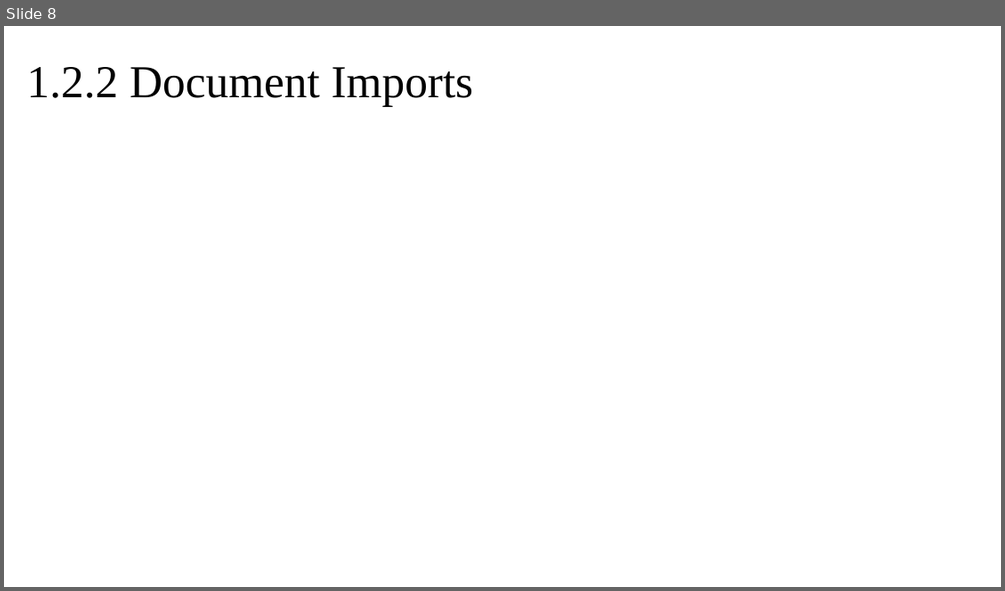
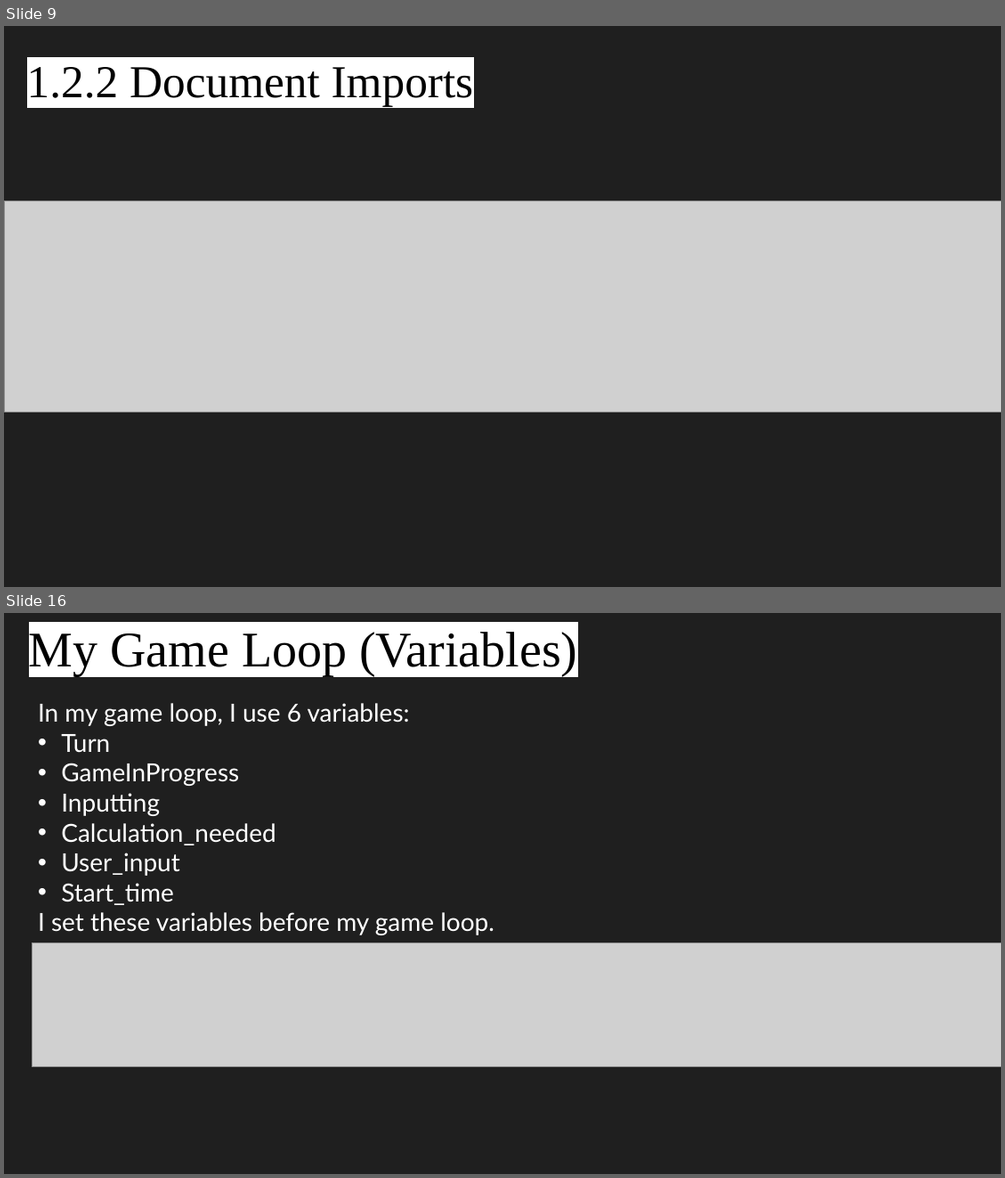
Before and after one commit to prawny-boy/Trig-Game, a slide deck: CAT Y8 Inv1 Presentation.pptx. Shown one above the other, each under a label of ours: slide 8 before the commit, slides 9 and 16 after it; the slides between them are not shown. The pictures are 1005x591 and 1005x1178 pixels, drawn with LibreOffice and Linux fonts; fonts in the diff are those of the drawing; grey boxes stand for pictures; background and template pictures are left out. Boxes give left, top, right and bottom in pixels: in the first picture for what was removed or moved away, otherwise in the second. Text is boxed around its words. In the diff, an @@ line names an element or a change of style, - is before the commit and + after.

```diff
--- a/CAT Y8 Inv1 Presentation.pptx
+++ b/CAT Y8 Inv1 Presentation.pptx
@@ slide 16 added at (x1=4, y1=613, x2=1001, y2=1174), background #1F1F1F @@
@@ text added at (x1=29, y1=632, x2=577, y2=675), 48 pt, text #000000 @@
+My Game Loop (Variables)
@@ text added at (x1=38, y1=703, x2=494, y2=935), 24 pt, text #FFFFFF @@
+In my game loop, I use 6 variables:
+• Turn
+• GameInProgress
+• Inputting
+• Calculation_needed
+• User_input
+• Start_time
+I set these variables before my game loop.
@@ picture added at (x1=32, y1=943, x2=1001, y2=1066) @@
@@ what was slide 8 is now slide 9 @@
@@ slide 9 changed as well @@
@@ background picture (left out) to #1F1F1F @@
@@ picture added at (x1=4, y1=201, x2=1001, y2=412) @@
```
Also in this commit, not shown: 5 other slides changed, 17 other slides added, 1 other file.
